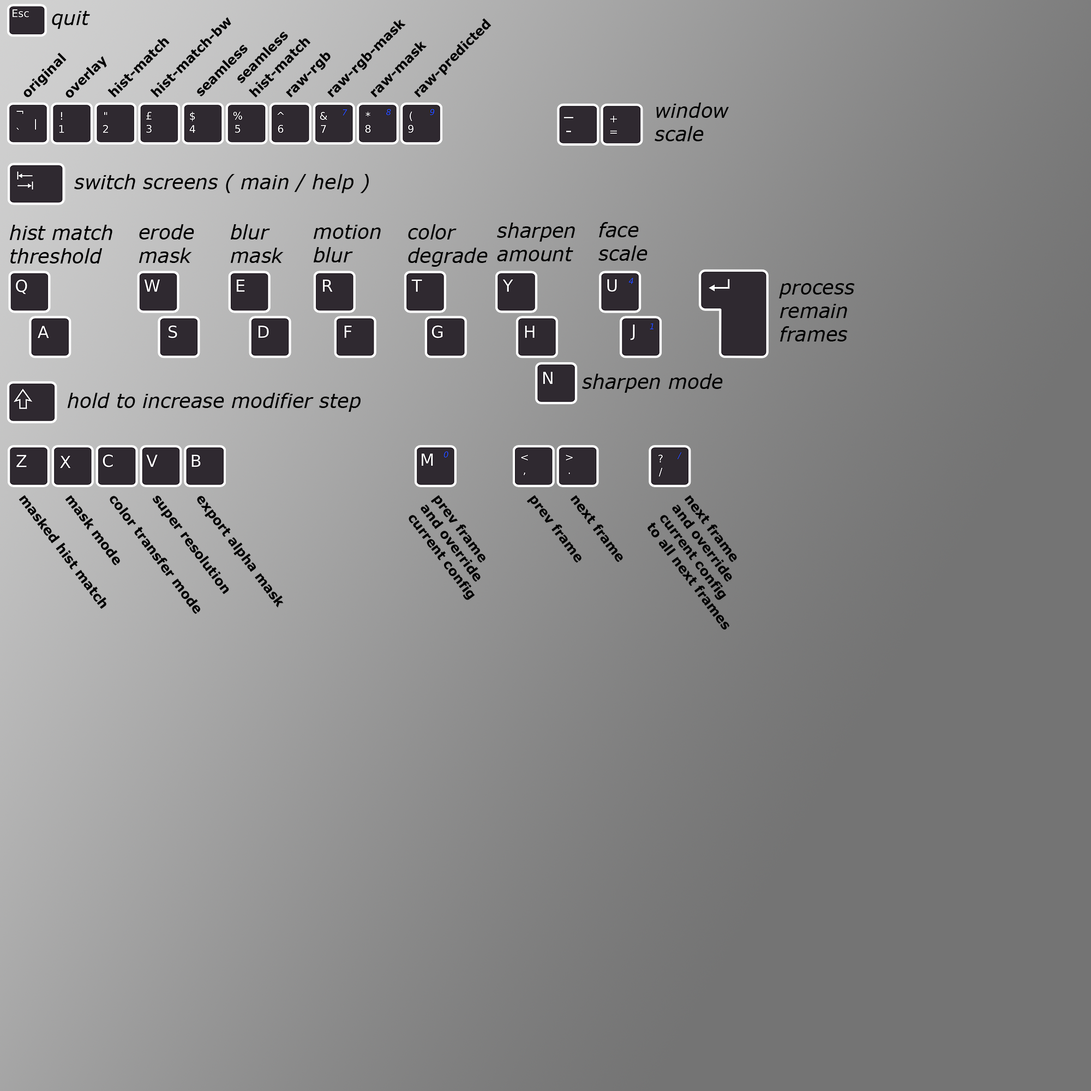
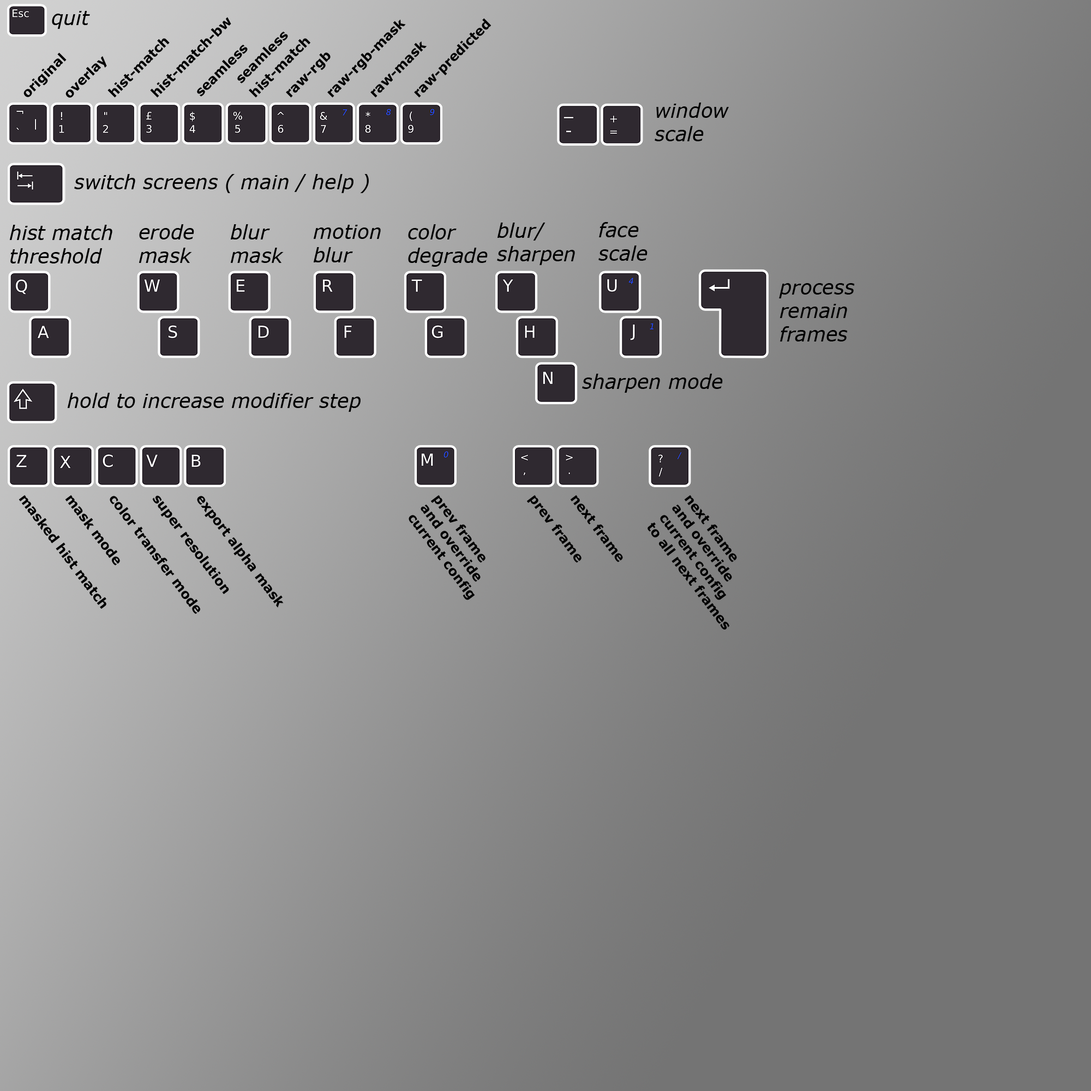
The second 1091x1091 image is a revision of the first. Changes to its layers:
renamed "sharpen amount" to "blur/ sharpen", painted on it over [497,222,576,266]
